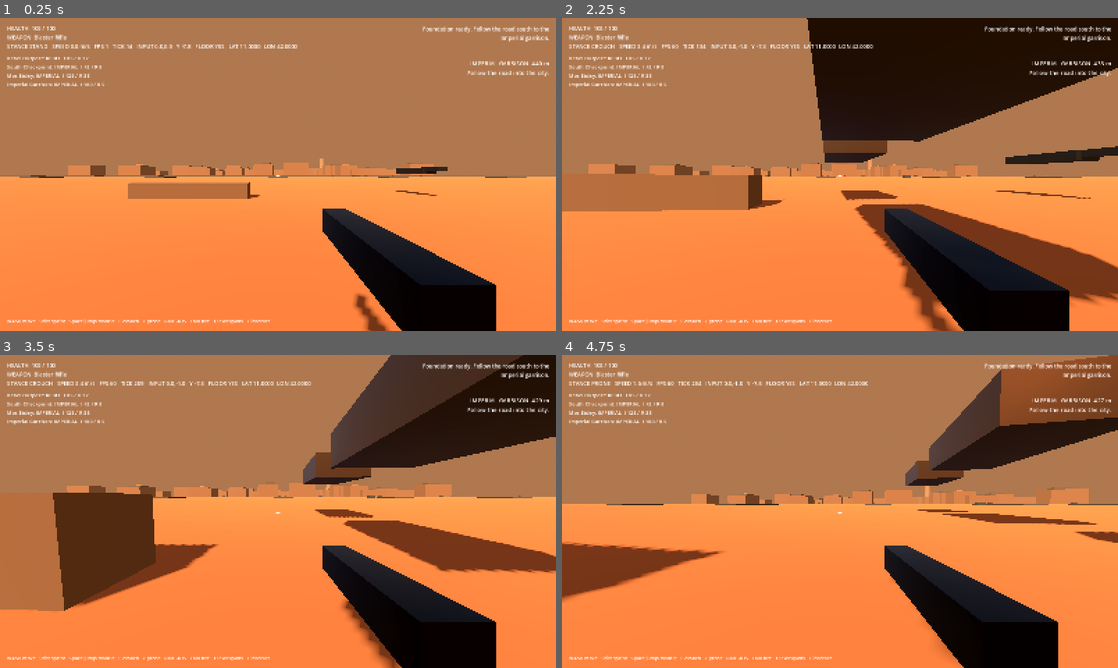
Above: before the commit, frames 1-4 (two rows, left to right).
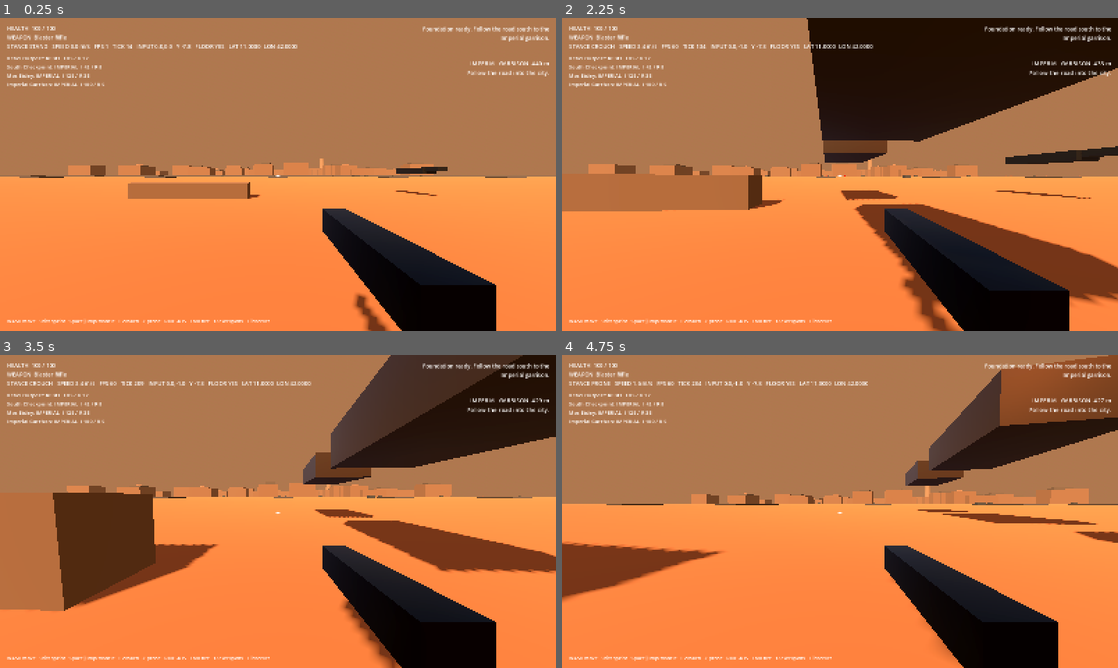
Above: after the commit, the same moments.

Repository: Deputy1389/far-horizon
Game: Godot game, scene res://game/scenes/main.tscn
Two runs of this game, one before a commit and one after it. Both use one fixed random seed, a clock stepped at 60 frames per second and the inputs below.
Inputs (mouse positions are in pixels of both pictures, inside the frame that each line leads up to):
- Up to frame 1 (0.25 s): no input
- Up to frame 2 (2.25 s): tap Enter at 0.5 s; move the mouse to (867, 174) at 0.52 s; hold Right mouse button (aim) 0.53-1.28 s; hold W (move_forward) from 0.53 s (still down); click (867, 174) at 0.67 s; tap Space (jump) at 0.77, 1.52 s; move the mouse to (812, 174) at 1.27 s; tap C (crouch) at 1.35 s; move the mouse to (851, 168) at 2.02 s; press the mouse at (851, 168) at 2.03 s
- Up to frame 3 (3.5 s): keep holding W (move_forward); move the mouse to (272, 517) at 2.77 s; release the mouse at (272, 517) at 2.78 s; tap E (interact) at 2.85 s; click (272, 517) at 2.92 s; tap Space (jump) at 3.02 s
- Up to frame 4 (4.75 s): keep holding W (move_forward); move the mouse to (878, 514) at 3.52 s; tap Z (prone) at 3.6 s; tap Space (jump) at 3.77, 4.52 s; move the mouse to (795, 508) at 4.27 s; tap Shift (sprint) at 4.35 s

The runs differ from the first frame. In frame 1, less than 0.1% of the frame differs, in the area x 29-30%, y 50-52%; in frame 2, less than 0.1%, in the area x 47-79%, y 43-84%; in frame 3, less than 0.1%; in frame 4, less than 0.1%.

Commit message:
runtime: spawn player safely above terrain and log surface height

Diff:
--- a/game/scripts/main.gd
+++ b/game/scripts/main.gd
@@ -109,7 +109,8 @@
 	planet.add_dressing_exclusion(rebel_map, 65.0)
 	planet.add_dressing_exclusion(city_map, 390.0)
 	planet.generate_initial()
-	player.global_position = planet.surface_point(rebel_map.x, rebel_map.y) + Vector3.UP * 0.08
+	player.global_position = planet.surface_point(rebel_map.x, rebel_map.y) + Vector3.UP * 0.18
+	print("FOUNDATION_SPAWN player=%s terrain_y=%.3f" % [str(player.global_position), planet.surface_y(player.global_position.x, player.global_position.z)])
 
 	_stage("Building Rebel staging area...")
 	rebel_outpost = RebelOutpost.new()
